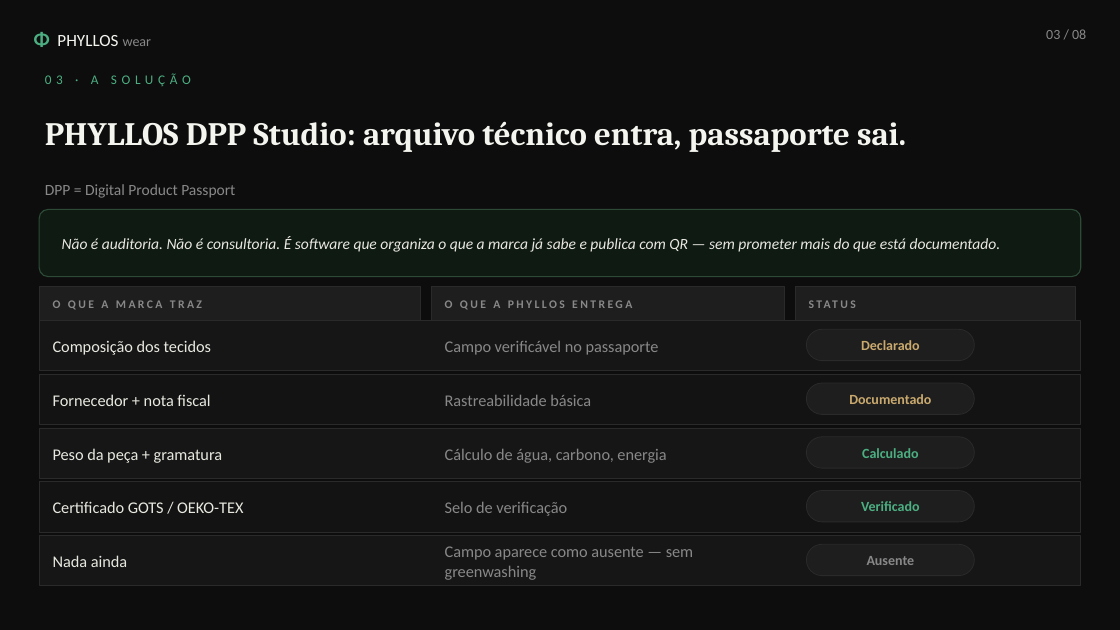
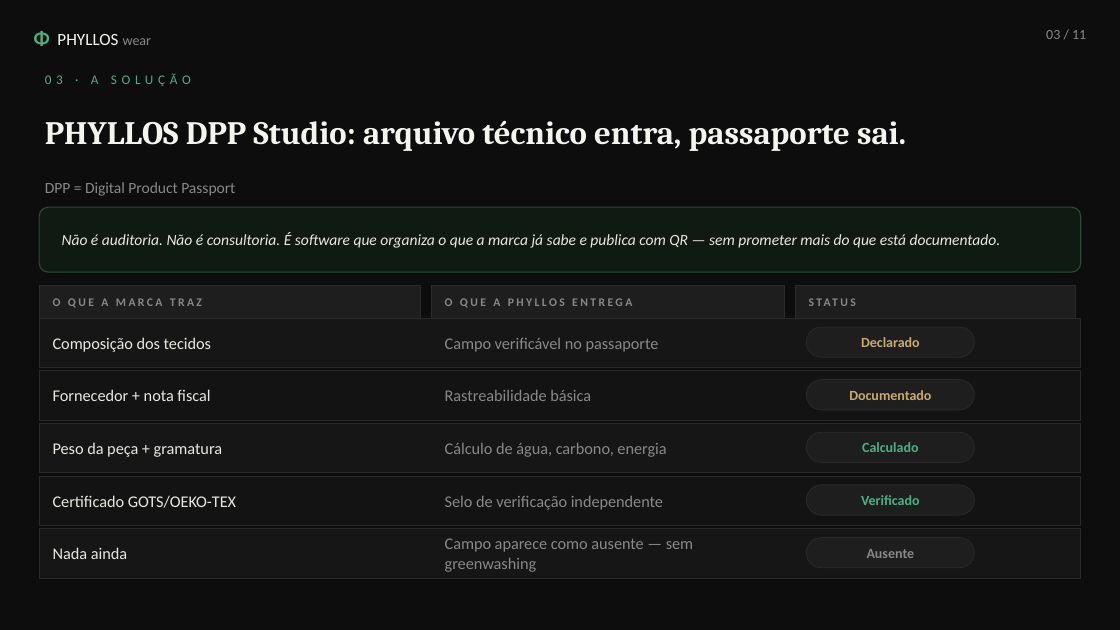
Before and after one commit to paulohugorz/phyllos, a slide deck: slide 3 of outputs/phyllos-apresentacao.pptx. Drawn at 1120x630 pixels with LibreOffice and Linux fonts; fonts in the diff are those of the drawing. Boxes give left, top, right and bottom in pixels: in the first picture for what was removed or moved away, otherwise in the second. Text is boxed around its words. In the diff, an @@ line names an element or a change of style, - is before the commit and + after.

```diff
--- a/outputs/phyllos-apresentacao.pptx
+++ b/outputs/phyllos-apresentacao.pptx
@@ text at box(1046, 30, 1086, 39): text changed @@
-03 / 08
+03 / 11
@@ 2 rounded rectangles, 1 text, 1 rectangle: place and size @@
-2 rounded rectangles, 1 text, 1 rectangle at box(39, 209, 1081, 371)
+2 rounded rectangles, 1 text, 1 rectangle at box(39, 207, 1081, 367)
@@ text at box(53, 495, 236, 508): spaces changed @@
-Certificado GOTS / OEKO-TEX
+Certificado GOTS/OEKO-TEX
@@ text at box(445, 496, 663, 510): text changed @@
-Selo de verificação
+Selo de verificação independente
@@ 10 texts, 4 rectangles, 4 rounded rectangles: place and size @@
-10 texts, 4 rectangles, 4 rounded rectangles at box(39, 374, 1081, 586)
+10 texts, 4 rectangles, 4 rounded rectangles at box(39, 371, 1081, 578)
@@ proportions changed in 6 elements at box(806, 327, 974, 357), box(39, 207, 1081, 272), box(806, 380, 974, 410), box(806, 432, 974, 463), box(806, 485, 974, 515), box(806, 538, 974, 568) @@
```
Also in this commit, not shown: 5 other slides changed, 5 slides added, 2 slides removed, 8 other files.
